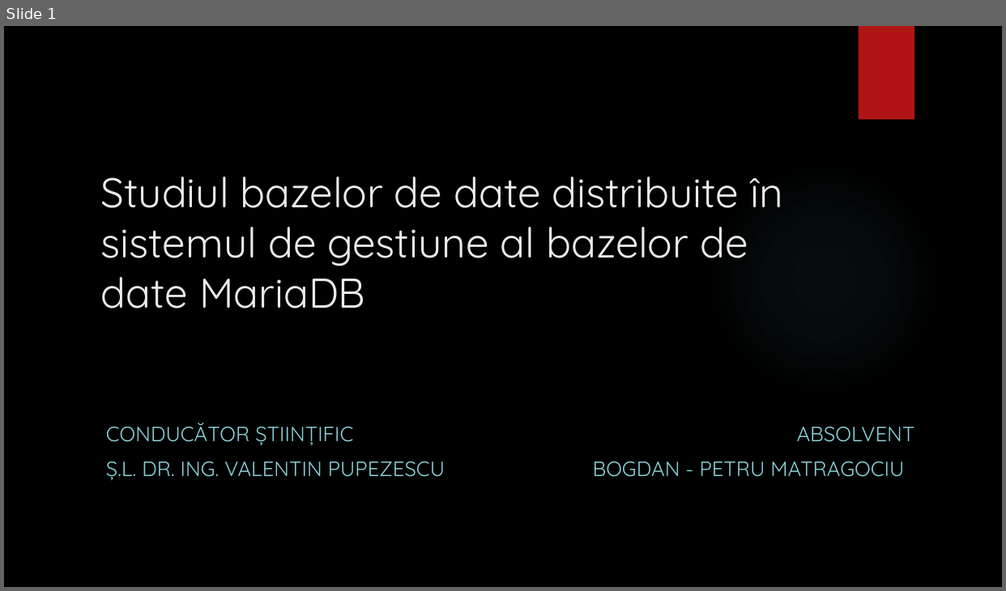
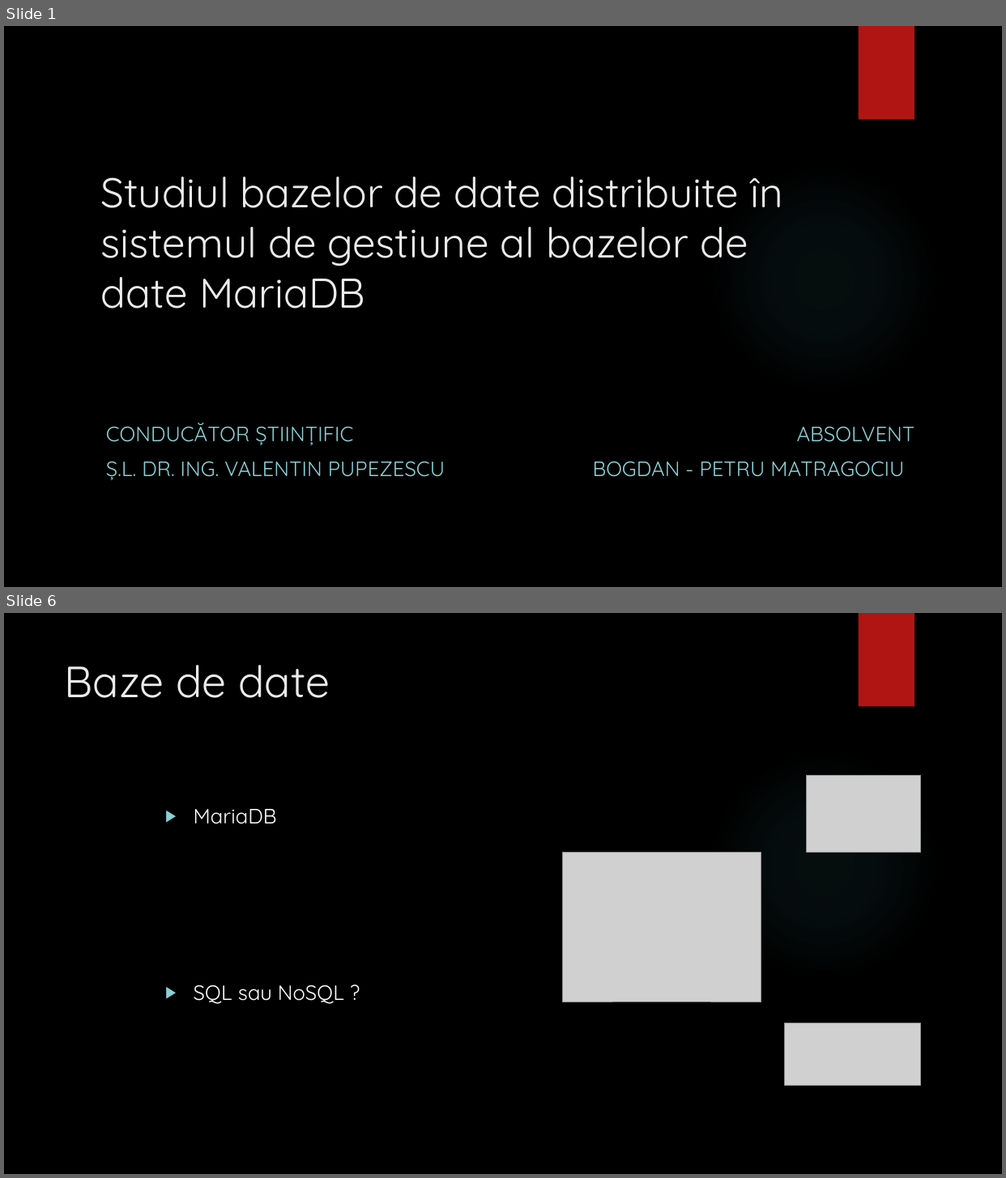
Before and after one commit to bogdanmatra/stoma, a slide deck: documentation/Prezentare_Licenta_Matragociu_Bogdan.pptx. Shown one above the other, each under a label of ours: slide 1 before the commit, slides 1 and 6 after it; the slides between them are not shown. The pictures are 1006x591 and 1006x1178 pixels, drawn with LibreOffice and Linux fonts; fonts in the diff are those of the drawing; grey boxes stand for pictures; background and template pictures are left out. Boxes give left, top, right and bottom in pixels: in the first picture for what was removed or moved away, otherwise in the second. Text is boxed around its words. In the diff, an @@ line names an element or a change of style, - is before the commit and + after.

```diff
--- a/documentation/Prezentare_Licenta_Matragociu_Bogdan.pptx
+++ b/documentation/Prezentare_Licenta_Matragociu_Bogdan.pptx
@@ slide 6 added at box(4, 613, 1002, 1174), background picture (left out); not listed: 2 template elements that a slide beside it also shows @@
@@ title added at box(65, 665, 330, 698), 42 pt, text #EBEBEB @@
+Baze de date
@@ picture added at box(807, 776, 920, 853) @@
@@ text added at box(194, 809, 344, 1004), 20 pt, text #FFFFFF @@
+▶ MariaDB
+▶ SQL sau NoSQL ?
@@ picture added at box(562, 853, 761, 1002) @@
@@ picture added at box(785, 1023, 921, 1085) @@
```
Also in this commit, not shown: 14 other slides added, 4 slides removed, 1 other file.
